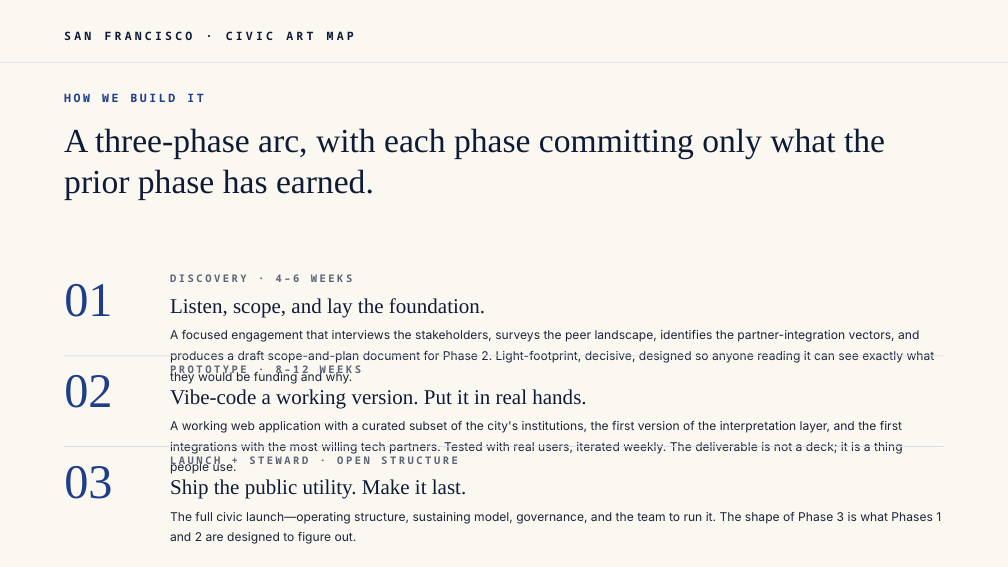
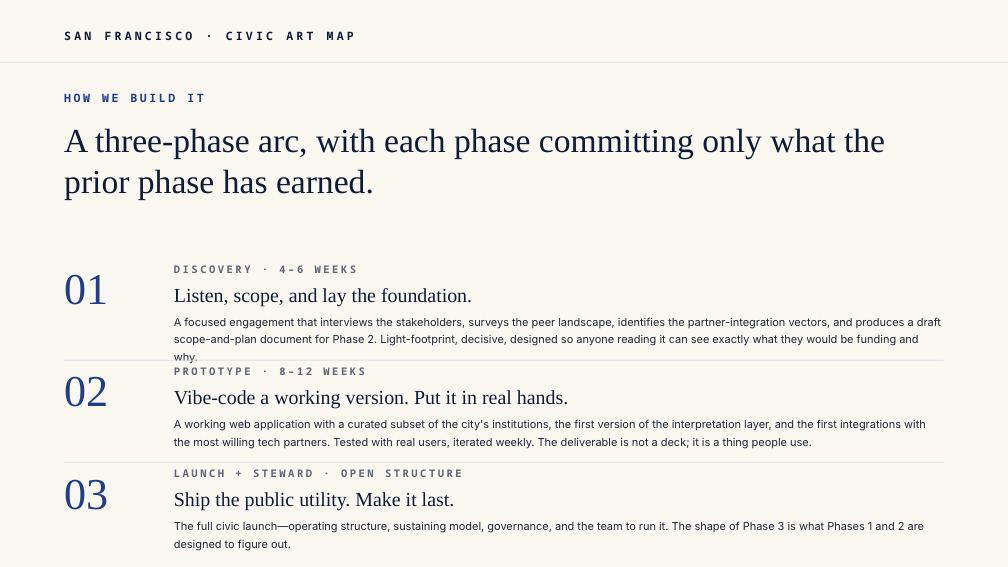
Before and after one commit to amgoldstein6/sf-civic-art-map, a slide deck: slide 8 of sf-civic-art-map.pptx. Drawn at 1008x567 pixels with LibreOffice and Linux fonts; fonts in the diff are those of the drawing. Boxes give left, top, right and bottom in pixels: in the first picture for what was removed or moved away, otherwise in the second. Text is boxed around its words. In the diff, an @@ line names an element or a change of style, - is before the commit and + after.

```diff
--- a/sf-civic-art-map.pptx
+++ b/sf-civic-art-map.pptx
@@ text "01": place and size @@
-text "01" at [64, 284, 112, 317]
+text "01" at [64, 274, 108, 305]
@@ text "DISCOVERY · 4–6 WEEKS": place and size @@
-text "DISCOVERY · 4–6 WEEKS" at [170, 274, 935, 384]
+text "DISCOVERY · 4–6 WEEKS" at [174, 265, 941, 364]
@@ text at [174, 288, 941, 364]: size 20 to 19 pt in "Listen, scope, and lay the foundation."; size 11.5 to 10.5 pt in "A focused engagement that interviews the stakeholders, ..."; line spacing 1.18 to 1.16; line spacing 1.42 to 1.34 @@
@@ rectangle: place and size @@
-rectangle at [64, 355, 944, 356]
+rectangle at [64, 360, 944, 361]
@@ text at [174, 390, 926, 448]: size 20 to 19 pt in "Vibe-code a working version. Put it in ..."; size 11.5 to 10.5 pt in "A working web application with a curated ..."; line spacing 1.18 to 1.16; line spacing 1.42 to 1.34 @@
@@ size 46 to 42 pt in 3 elements at [64, 274, 108, 305], [64, 376, 108, 407], [64, 479, 108, 510] @@
@@ text "03": place and size @@
-text "03" at [64, 466, 112, 499]
+text "03" at [64, 479, 108, 510]
@@ rectangle: place and size @@
-rectangle at [64, 446, 944, 447]
+rectangle at [64, 462, 944, 463]
@@ text "LAUNCH + STEWARD · OPEN ...": place and size @@
-text "LAUNCH + STEWARD · OPEN ..." at [170, 456, 941, 544]
+text "LAUNCH + STEWARD · OPEN ..." at [174, 469, 924, 550]
@@ text at [174, 492, 924, 550]: size 20 to 19 pt in "Ship the public utility. Make it last."; size 11.5 to 10.5 pt in "The full civic launch—operating structure, sustaining model, ..."; line spacing 1.18 to 1.16; line spacing 1.42 to 1.34 @@
```
Also in this commit, not shown: 7 other slides changed, 1 other file.
